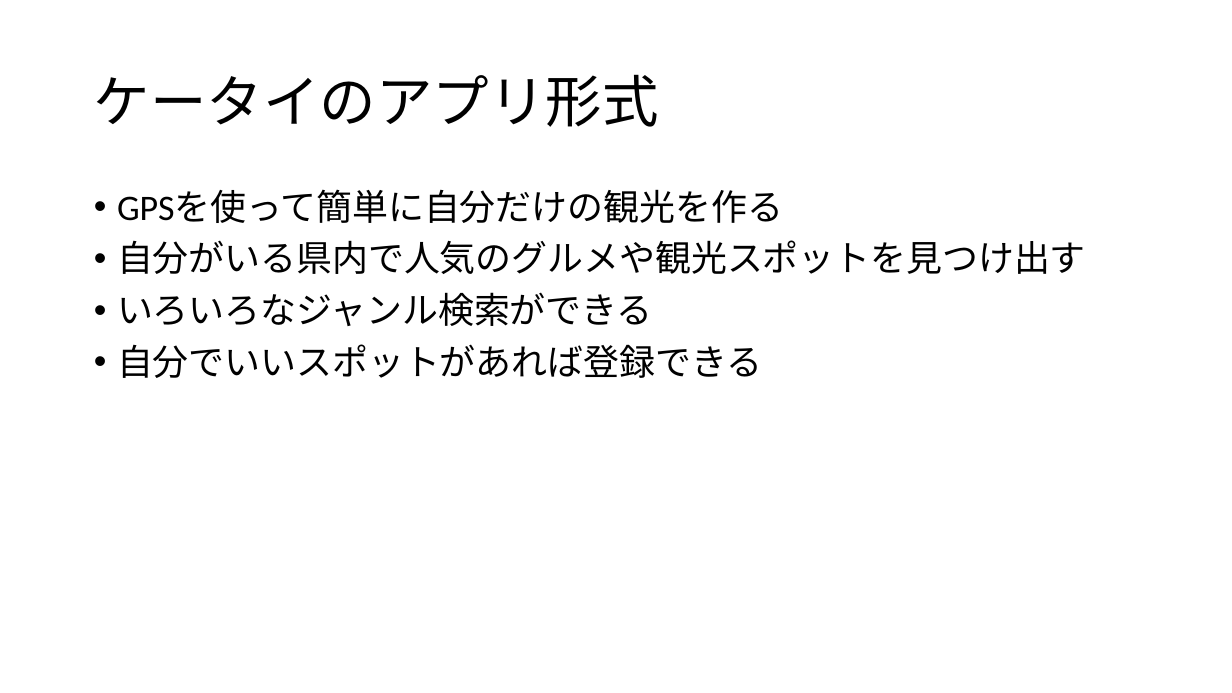
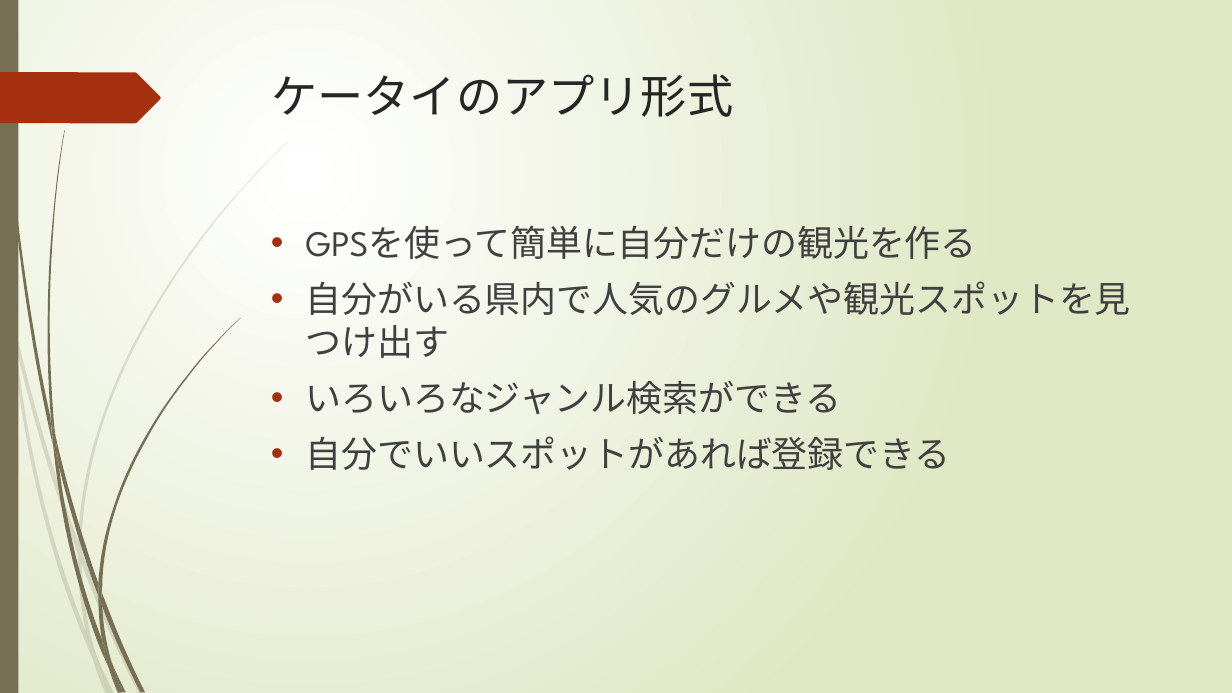
Before and after one commit to katuyou215/it2-class01-idehara, a slide deck: slide 2 of final-katuyou215/観光.pptx. Drawn at 1232x693 pixels with LibreOffice and Linux fonts; fonts in the diff are those of the drawing. Boxes give left, top, right and bottom in pixels: in the first picture for what was removed or moved away, otherwise in the second. Text is boxed around its words. In the diff, an @@ line names an element or a change of style, - is before the commit and + after.

```diff
--- a/final-katuyou215/観光.pptx
+++ b/final-katuyou215/観光.pptx
@@ background #FFFFFF to gradient #FFFFFF to #DFE8C4 @@
@@ rectangle added at (0,0,18,693), fill #766F54 @@
@@ freeform shape added at (0,72,161,123), fill #A53010 @@
@@ title "ケータイのアプリ形式": place and size @@
-title "ケータイのアプリ形式" at (94,74,659,127)
+title "ケータイのアプリ形式" at (271,74,733,117)
@@ title "ケータイのアプリ形式" at (271,74,733,117): size 44 to 36 pt, font Calibri to League Spartan, text colour #000000 to #262626; line spacing 0.9 to 1; vertical alignment middle to top @@
@@ text "GPSを使って簡単に自分だけの観光を作る": place and size @@
-text "GPSを使って簡単に自分だけの観光を作る" at (117,190,1086,378)
+text "GPSを使って簡単に自分だけの観光を作る" at (306,226,1131,470)
@@ text "GPSを使って簡単に自分だけの観光を作る" at (306,226,1131,470): font Calibri to League Spartan, text colour #000000 to #404040; indent changed; line spacing 0.9 to 1 @@
@@ group added at (0,141,288,693): 10 freeform shapes @@
@@ group added at (3,0,240,693): 12 freeform shapes @@
```
Also in this commit, not shown: 4 other slides changed.
